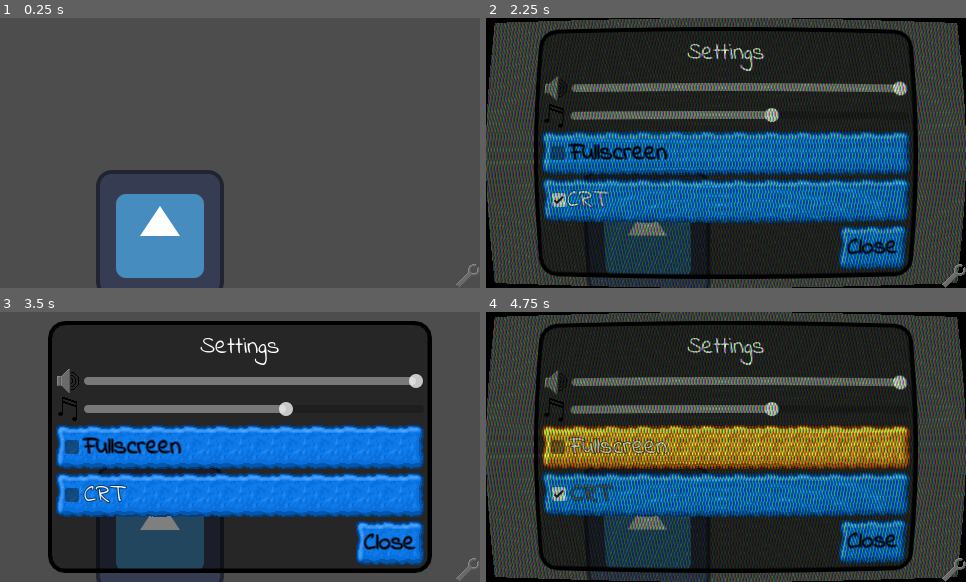
Above: before the commit, frames 1-4 (two rows, left to right).
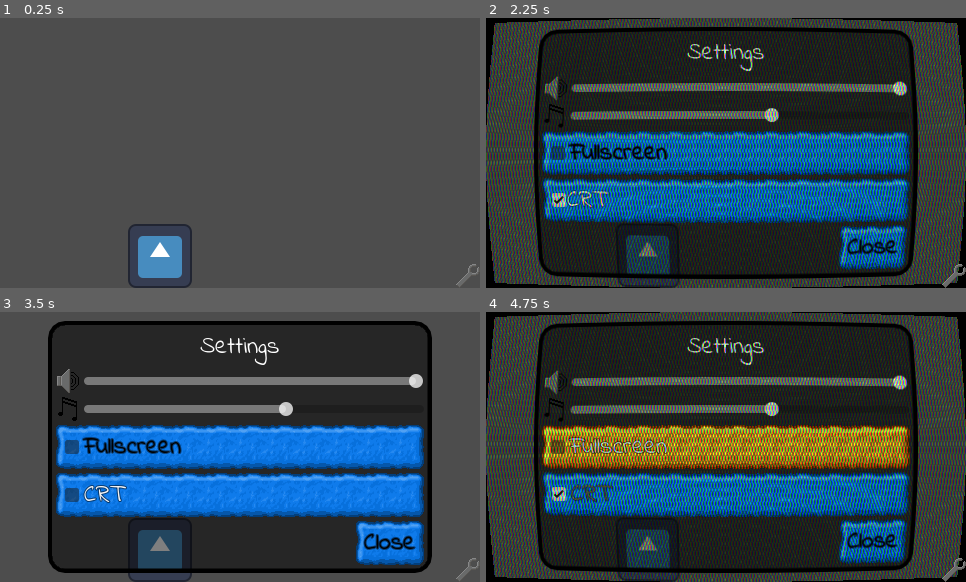
Above: after the commit, the same moments.

Repository: bcmpinc/jam-gmtk-2024
Game: Godot game, scene res://Game/TowerDefense/TowerDefense.tscn
The game is run twice, just before and just after one commit, with the same random seed, the same clock (stepped at 60 frames per second) and the same inputs. This scene is started directly instead of the project's main scene. The engine's default icon, where the game draws it, is replaced by a stand-in: a white triangle on a blue panel in a dark square. Sound files missing from this copy of the repository are replaced by a short silence.
Inputs (mouse positions are in pixels of both pictures, inside the frame that each line leads up to):
- Up to frame 1 (0.25 s): no input
- Up to frame 2 (2.25 s): tap Enter at 0.5 s; move the mouse to (831, 139) at 0.52 s; hold Space (accept, bound only after the commit) 0.53-1.25 s; click (956, 277) at 1.25 s; click "CRT" at 2 s
- Up to frame 3 (3.5 s): click "CRT" at 2.75 s
- Up to frame 4 (4.75 s): click "CRT" at 3.5 s; tap Space (accept, bound only after the commit) at 4.25, 4.35 s; move the mouse to (630, 460) at 4.27 s

The runs differ from the first frame. In frame 1, 5.6% of the frame differs, in the area x 20-47%, y 56-100%; in frame 2, 2.5%; in frame 3, 2.5%; in frame 4, 2.5%.

Commit message:
initial sketch for gameplay

Diff:
--- /dev/null
+++ b/Game/TowerDefense/Bullets/PeaShooter.tscn
@@ -0,0 +1,11 @@
+[gd_scene load_steps=3 format=3 uid="uid://c34oyj70q43pd"]
+
+[ext_resource type="Script" path="res://Game/TowerDefense/Bullets/pea_shooter.gd" id="1_s3unf"]
+[ext_resource type="Texture2D" uid="uid://h5u8c1f4qap1" path="res://icon.svg" id="2_3dqju"]
+
+[node name="PeaShooter" type="Node2D"]
+script = ExtResource("1_s3unf")
+
+[node name="Icon" type="Sprite2D" parent="."]
+scale = Vector2(0.2, 0.2)
+texture = ExtResource("2_3dqju")
--- /dev/null
+++ b/Game/TowerDefense/Bullets/pea_shooter.gd
@@ -0,0 +1,12 @@
+extends Node2D
+
+@export var direction : float = 0.0
+var speed : float = 10
+var velocity = 0.0
+
+func _ready() -> void:
+	look_at(get_global_mouse_position())
+
+func _process(delta: float) -> void:
+	position += transform.x * speed
+	pass
--- a/Game/TowerDefense/TowerDefense.tscn
+++ b/Game/TowerDefense/TowerDefense.tscn
@@ -7,8 +7,11 @@
 script = ExtResource("1_dm75f")
 
 [node name="Tower" type="Node2D" parent="."]
-position = Vector2(160, 216)
+position = Vector2(160, 238)
 
 [node name="TowerSprite" type="Sprite2D" parent="Tower"]
 position = Vector2(7.62939e-06, 0)
+scale = Vector2(0.5, 0.5)
 texture = ExtResource("2_dimbm")
+
+[node name="EnemySpot" type="Node2D" parent="."]
--- a/Game/TowerDefense/tower_defense.gd
+++ b/Game/TowerDefense/tower_defense.gd
@@ -1 +1,9 @@
 extends Node
+
+@onready var bullet = preload("res://Game/TowerDefense/Bullets/PeaShooter.tscn")
+
+func _input(event: InputEvent) -> void:
+	if event.is_action_pressed("accept"):
+		var new_bullet : Node2D = bullet.instantiate()
+		new_bullet.position = $Tower.position
+		add_child(new_bullet)
--- a/project.godot
+++ b/project.godot
@@ -41,6 +41,42 @@
 "events": [Object(InputEventKey,"resource_local_to_scene":false,"resource_name":"","device":-1,"window_id":0,"alt_press …(194 unchanged characters)…
 ]
 }
+accept={
+"deadzone": 0.5,
+"events": [Object(InputEventKey,"resource_local_to_scene":false,"resource_name":"","device":-1,"window_id":0,"alt_pressed":false,"shift_pressed":false,"ctrl_pressed":false,"meta_pressed":false,"pressed":false,"keycode":0,"physical_keycode":32,"key_label":0,"unicode":32,"location":0,"echo":false,"script":null)
+, Object(InputEventKey,"resource_local_to_scene":false,"resource_name":"","device":-1,"window_id":0,"alt_pressed":false,"shift_pressed":false,"ctrl_pressed":false,"meta_pressed":false,"pressed":false,"keycode":0,"physical_keycode":4194309,"key_label":0,"unicode":0,"location":0,"echo":false,"script":null)
+]
+}
+up={
+"deadzone": 0.5,
+"events": [Object(InputEventKey,"resource_local_to_scene":false,"resource_name":"","device":-1,"window_id":0,"alt_pressed":false,"shift_pressed":false,"ctrl_pressed":false,"meta_pressed":false,"pressed":false,"keycode":0,"physical_keycode":87,"key_label":0,"unicode":119,"location":0,"echo":false,"script":null)
+, Object(InputEventKey,"resource_local_to_scene":false,"resource_name":"","device":-1,"window_id":0,"alt_pressed":false,"shift_pressed":false,"ctrl_pressed":false,"meta_pressed":false,"pressed":false,"keycode":0,"physical_keycode":4194320,"key_label":0,"unicode":0,"location":0,"echo":false,"script":null)
+]
+}
+down={
+"deadzone": 0.5,
+"events": [Object(InputEventKey,"resource_local_to_scene":false,"resource_name":"","device":-1,"window_id":0,"alt_pressed":false,"shift_pressed":false,"ctrl_pressed":false,"meta_pressed":false,"pressed":false,"keycode":0,"physical_keycode":83,"key_label":0,"unicode":115,"location":0,"echo":false,"script":null)
+, Object(InputEventKey,"resource_local_to_scene":false,"resource_name":"","device":-1,"window_id":0,"alt_pressed":false,"shift_pressed":false,"ctrl_pressed":false,"meta_pressed":false,"pressed":false,"keycode":0,"physical_keycode":4194322,"key_label":0,"unicode":0,"location":0,"echo":false,"script":null)
+]
+}
+left={
+"deadzone": 0.5,
+"events": [Object(InputEventKey,"resource_local_to_scene":false,"resource_name":"","device":-1,"window_id":0,"alt_pressed":false,"shift_pressed":false,"ctrl_pressed":false,"meta_pressed":false,"pressed":false,"keycode":0,"physical_keycode":65,"key_label":0,"unicode":97,"location":0,"echo":false,"script":null)
+, Object(InputEventKey,"resource_local_to_scene":false,"resource_name":"","device":-1,"window_id":0,"alt_pressed":false,"shift_pressed":false,"ctrl_pressed":false,"meta_pressed":false,"pressed":false,"keycode":0,"physical_keycode":4194319,"key_label":0,"unicode":0,"location":0,"echo":false,"script":null)
+]
+}
+right={
+"deadzone": 0.5,
+"events": [Object(InputEventKey,"resource_local_to_scene":false,"resource_name":"","device":-1,"window_id":0,"alt_pressed":false,"shift_pressed":false,"ctrl_pressed":false,"meta_pressed":false,"pressed":false,"keycode":0,"physical_keycode":68,"key_label":0,"unicode":100,"location":0,"echo":false,"script":null)
+, Object(InputEventKey,"resource_local_to_scene":false,"resource_name":"","device":-1,"window_id":0,"alt_pressed":false,"shift_pressed":false,"ctrl_pressed":false,"meta_pressed":false,"pressed":false,"keycode":0,"physical_keycode":4194321,"key_label":0,"unicode":0,"location":0,"echo":false,"script":null)
+]
+}
+cancel={
+"deadzone": 0.5,
+"events": [Object(InputEventKey,"resource_local_to_scene":false,"resource_name":"","device":-1,"window_id":0,"alt_pressed":false,"shift_pressed":false,"ctrl_pressed":false,"meta_pressed":false,"pressed":false,"keycode":0,"physical_keycode":4194305,"key_label":0,"unicode":0,"location":0,"echo":false,"script":null)
+, Object(InputEventKey,"resource_local_to_scene":false,"resource_name":"","device":-1,"window_id":0,"alt_pressed":false,"shift_pressed":false,"ctrl_pressed":false,"meta_pressed":false,"pressed":false,"keycode":0,"physical_keycode":4194308,"key_label":0,"unicode":0,"location":0,"echo":false,"script":null)
+]
+}
 
 [rendering]
 
